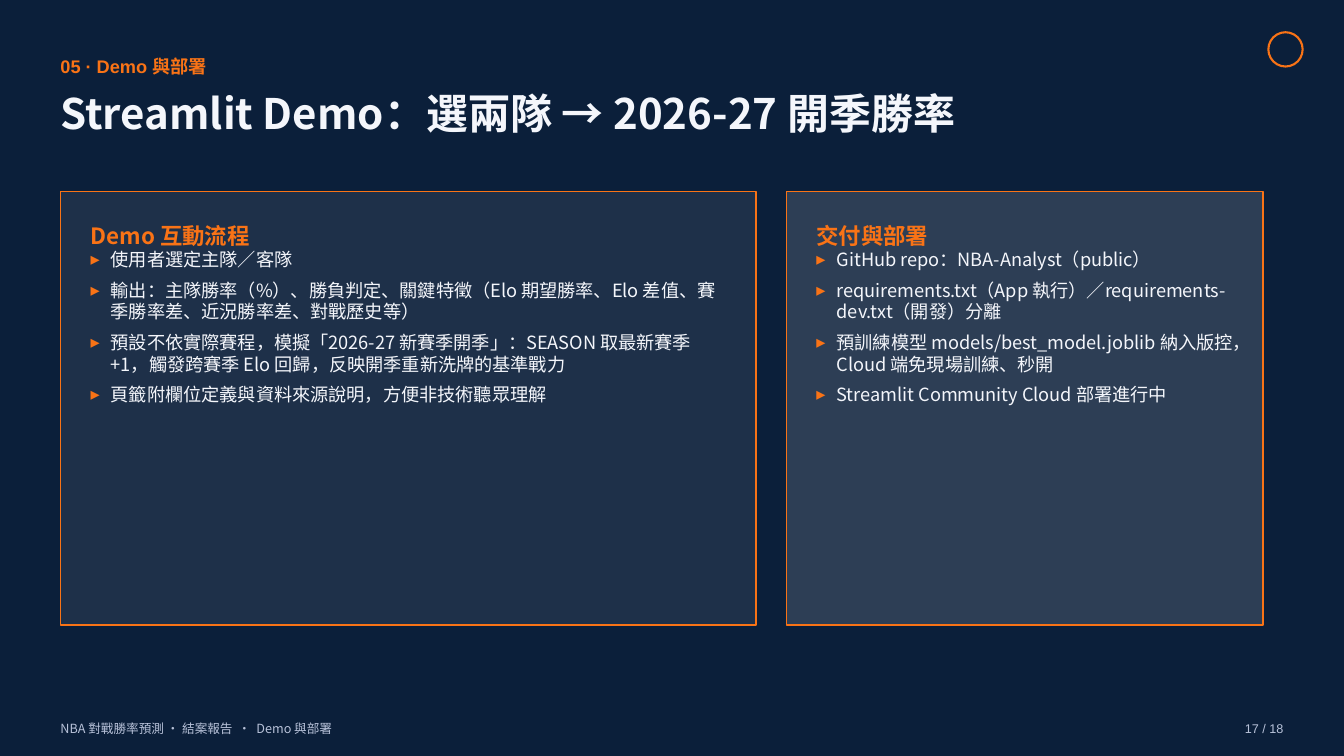
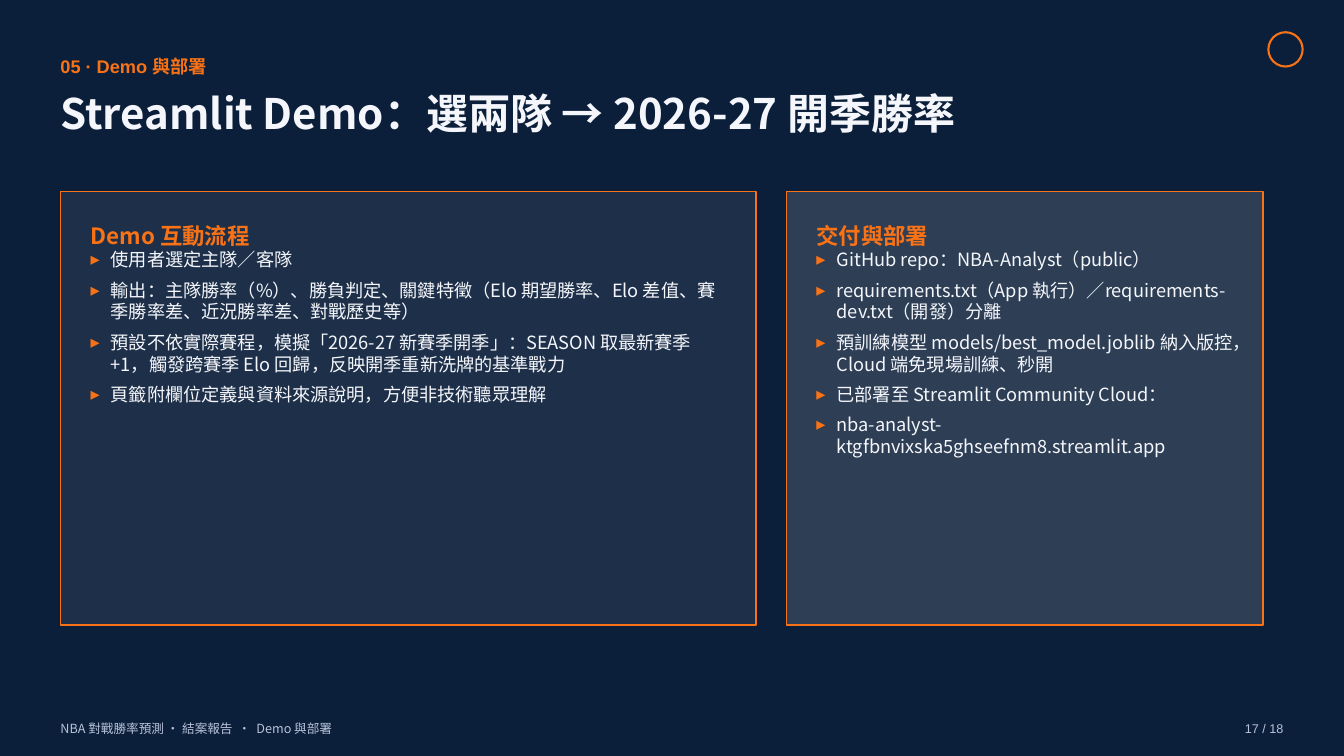
Before and after one commit to yuehyueh-yao/NBA-Analyst, a slide deck: slide 17 of reports/nba-win-prediction-final-report.pptx. Drawn at 1344x756 pixels with LibreOffice and Linux fonts; fonts in the diff are those of the drawing. Boxes give left, top, right and bottom in pixels: in the first picture for what was removed or moved away, otherwise in the second. Text is boxed around its words. In the diff, an @@ line names an element or a change of style, - is before the commit and + after.

```diff
--- a/reports/nba-win-prediction-final-report.pptx
+++ b/reports/nba-win-prediction-final-report.pptx
@@ text at bbox=[837, 385, 1167, 458]: text changed @@
-▸ Streamlit Community Cloud 部署進行中
+▸ 已部署至 Streamlit Community Cloud：
+  nba-analyst-ktgfbnvixska5ghseefnm8.streamlit.app
```
Also in this commit, not shown: 2 other files.
